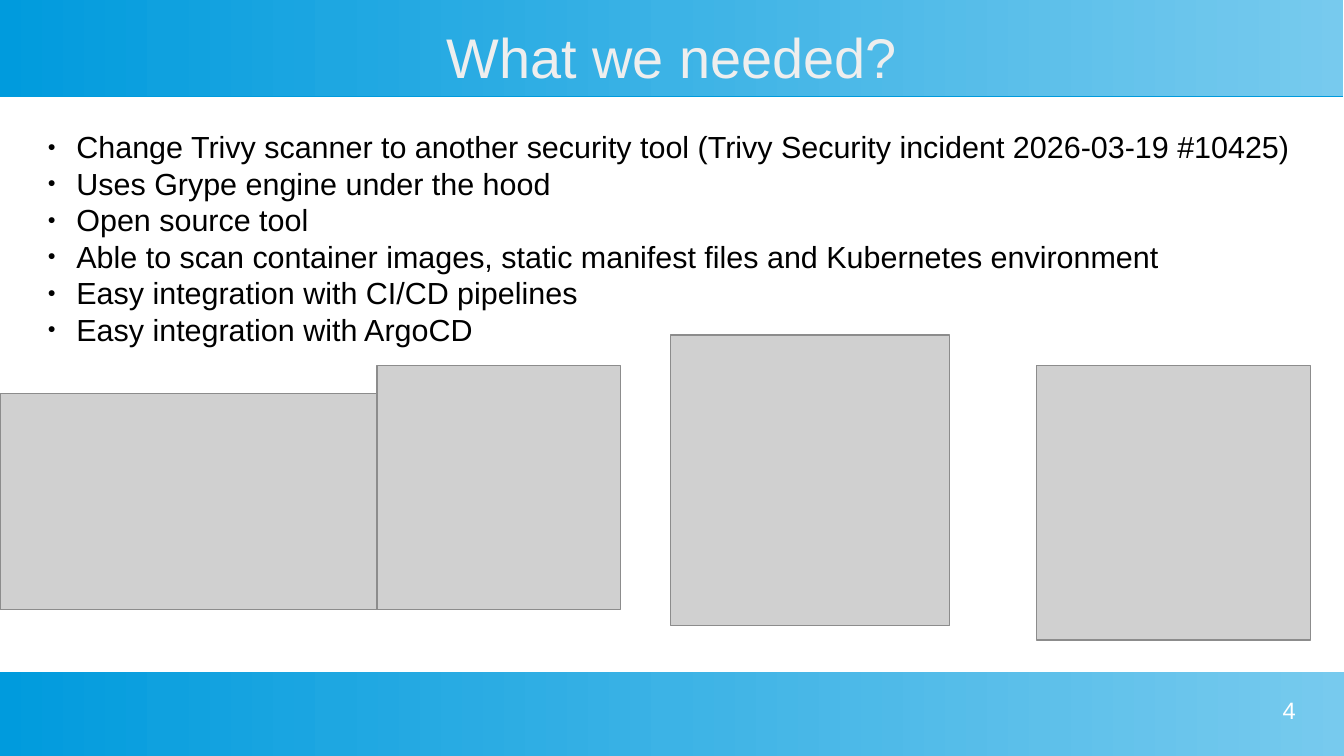
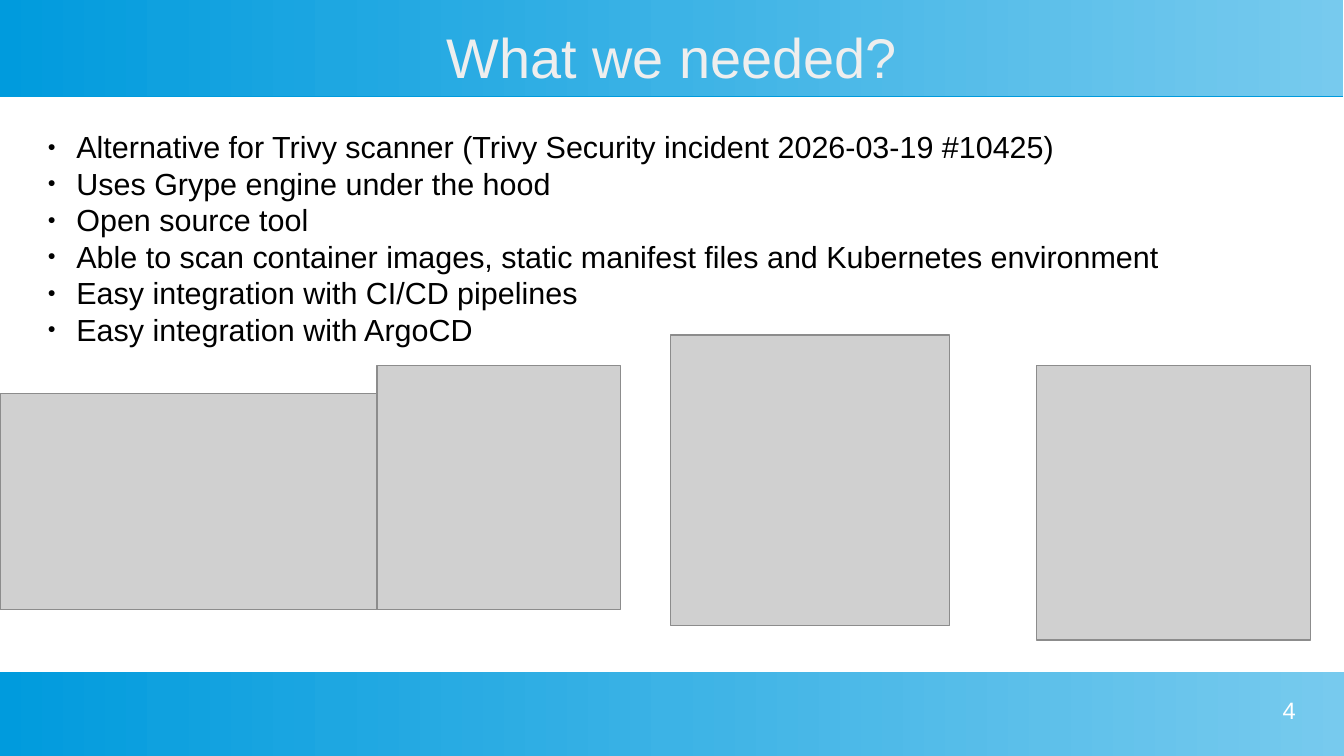
Before and after one commit to Brain2life/cncf-almaty-2026-meetup, a slide deck: slide 4 of presentation/kubescape_presentation.odp. Drawn at 1344x756 pixels with LibreOffice and Linux fonts; fonts in the diff are those of the drawing; grey boxes stand for pictures. Boxes give left, top, right and bottom in pixels: in the first picture for what was removed or moved away, otherwise in the second. Text is boxed around its words. In the diff, an @@ line names an element or a change of style, - is before the commit and + after.

Commit message:
Add final presentation version

```diff
--- a/presentation/kubescape_presentation.odp
+++ b/presentation/kubescape_presentation.odp
@@ text at bbox=[76, 136, 1054, 164]: text changed @@
-● Change Trivy scanner to another security tool (Trivy Security incident 2026-03-19 #10425)
+● Alternative for Trivy scanner (Trivy Security incident 2026-03-19 #10425)
```
Also in this commit, not shown: 1 other slide changed, 1 slide added, 1 other file.
